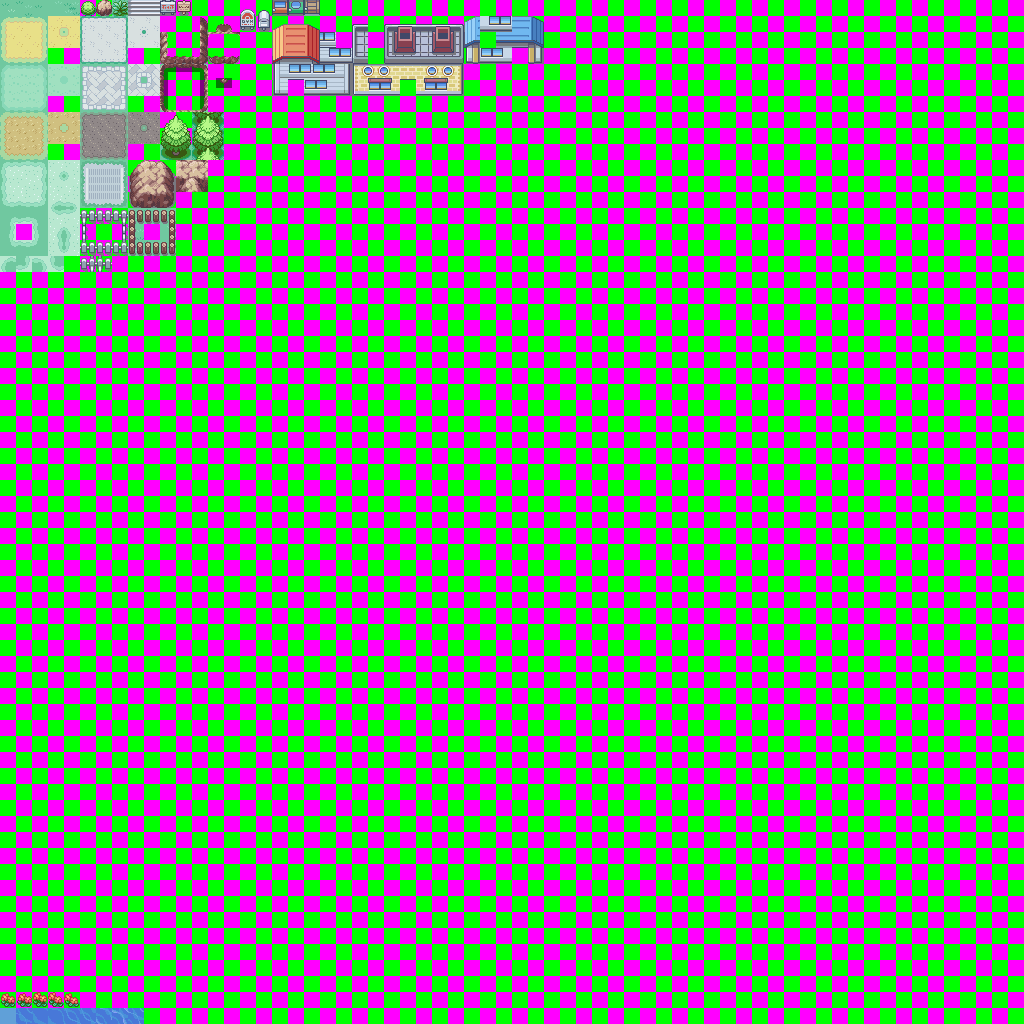
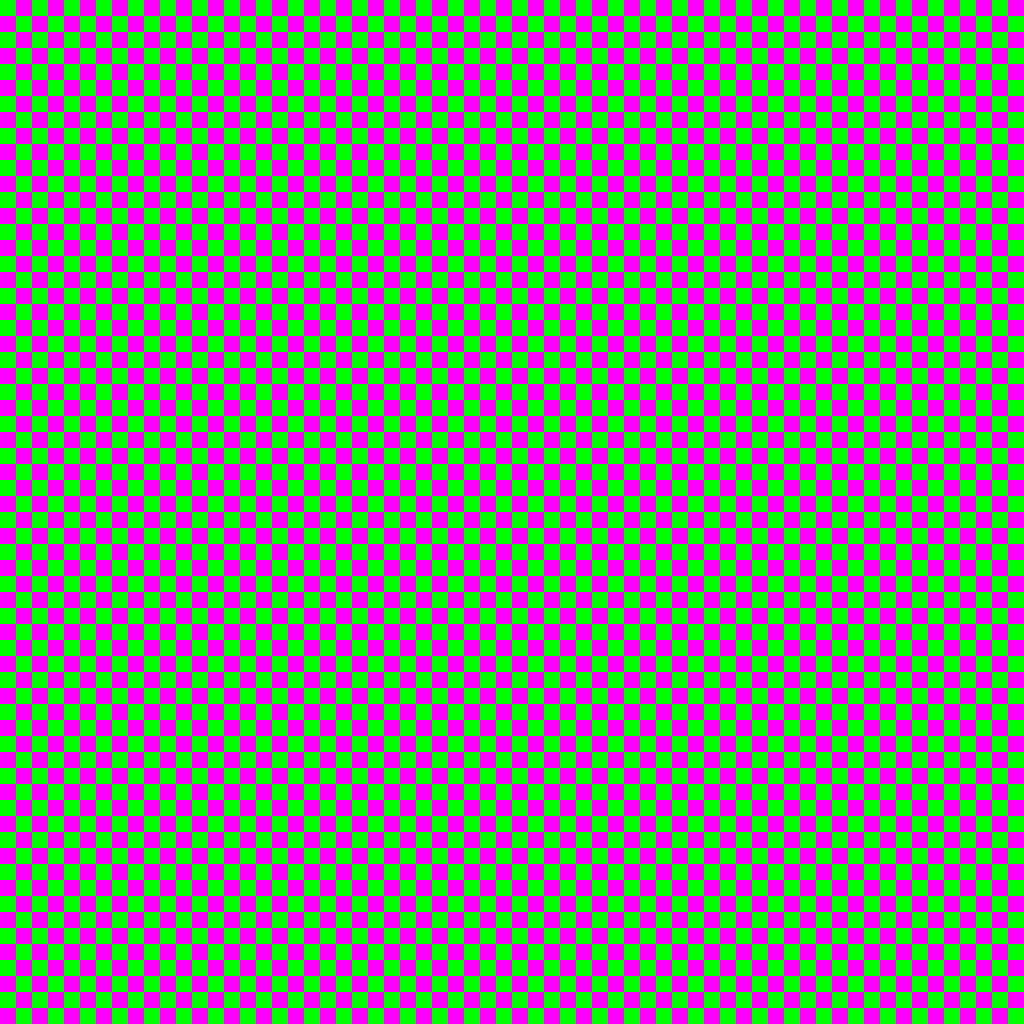
Two versions of the same layered image (1024x1024). Layer-by-layer changes:
renamed "Layer" to "Overworld", hid it, painted on it over [0, 0, 544, 1024]
